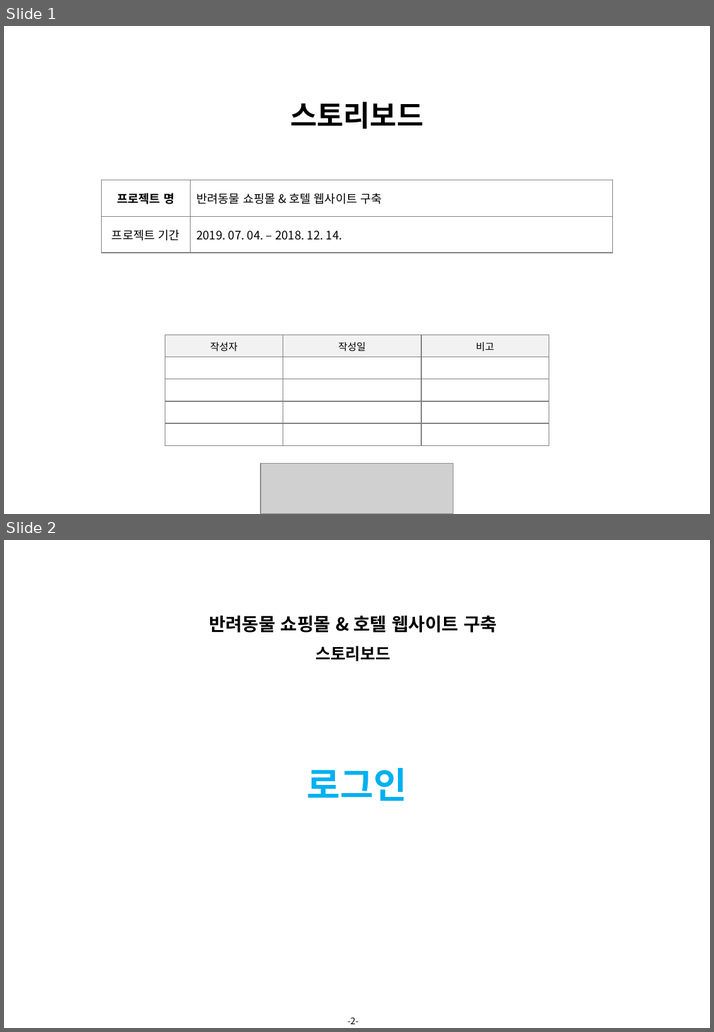
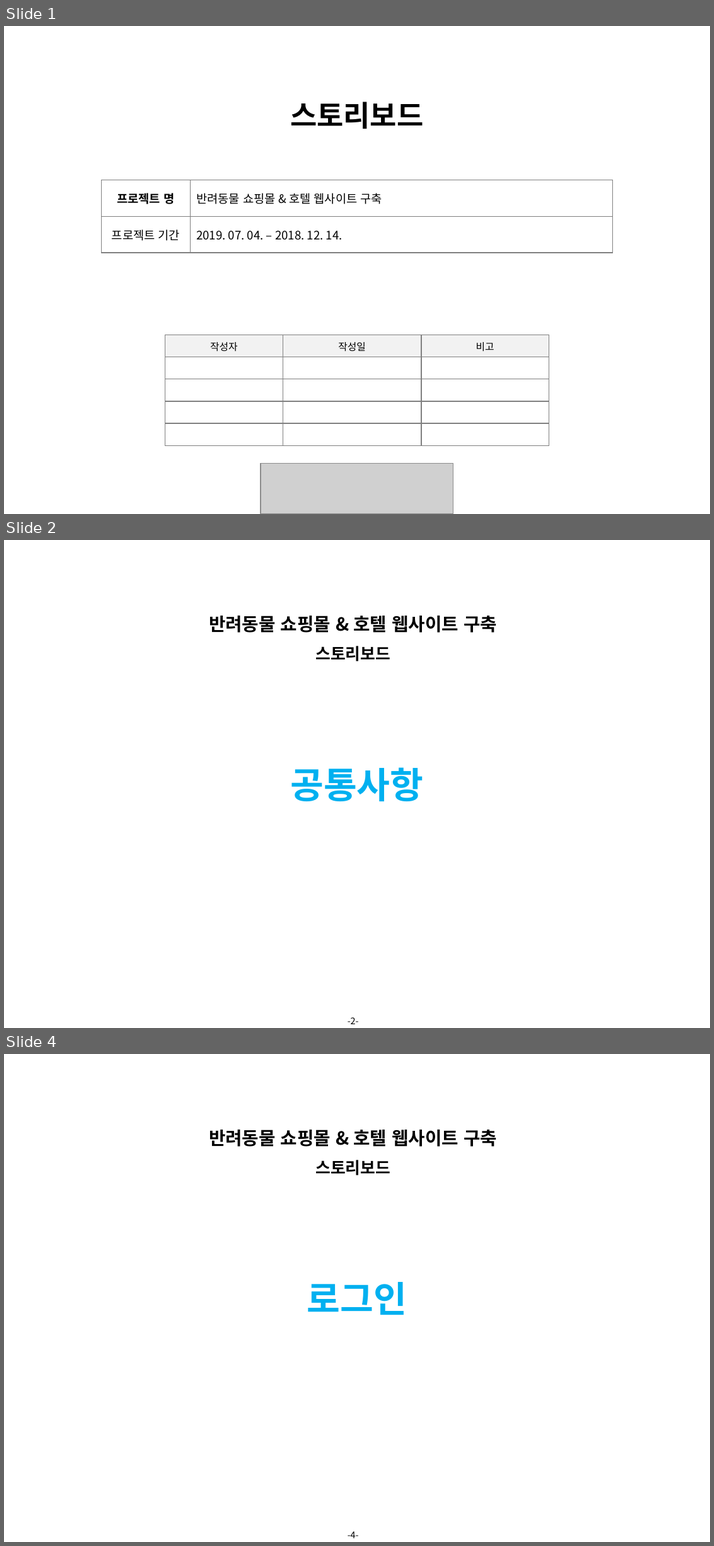
Before and after one commit to Girin-jaeman/Companion-1, a slide deck: Companion.스토리보드.VER.0.1.pptx. Shown one above the other, each under a label of ours: slides 1 and 2 before the commit, slides 1, 2 and 4 after it; the slides between them are not shown. The pictures are 714x1032 and 714x1546 pixels, drawn with LibreOffice and Linux fonts; fonts in the diff are those of the drawing; grey boxes stand for pictures; background and template pictures are left out. Boxes give left, top, right and bottom in pixels: in the first picture for what was removed or moved away, otherwise in the second. Text is boxed around its words. In the diff, an @@ line names an element or a change of style, - is before the commit and + after.

Commit message:
스토리보드 공통사항 추가

```diff
--- a/Companion.스토리보드.VER.0.1.pptx
+++ b/Companion.스토리보드.VER.0.1.pptx
@@ slide 2 added at [4,540,710,1028], background #FFFFFF; not listed: 3 template elements that a slide beside it also shows @@
@@ text added at [290,767,423,801], 40 pt, text #00B0F0, bold @@
+공통사항
@@ what was slide 2 is now slide 4 @@
@@ page number at [347,1532,359,1538]: text changed @@
--2-
+-4-
```
Also in this commit, not shown: 1 other slide added.
